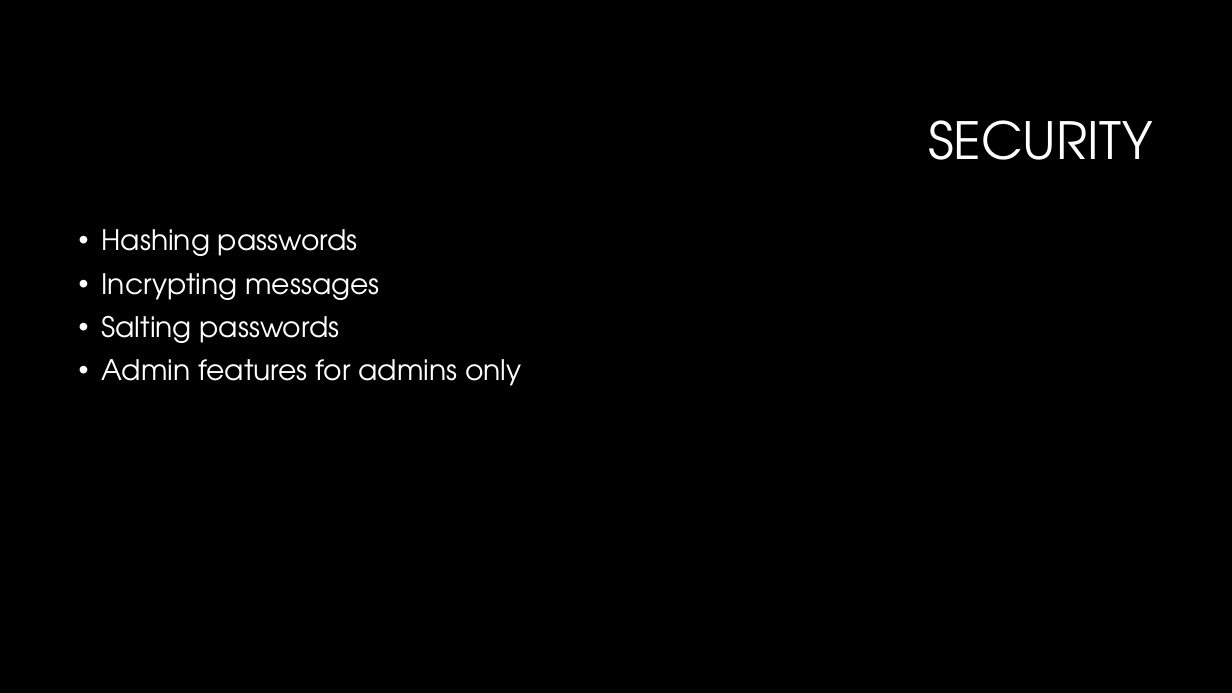
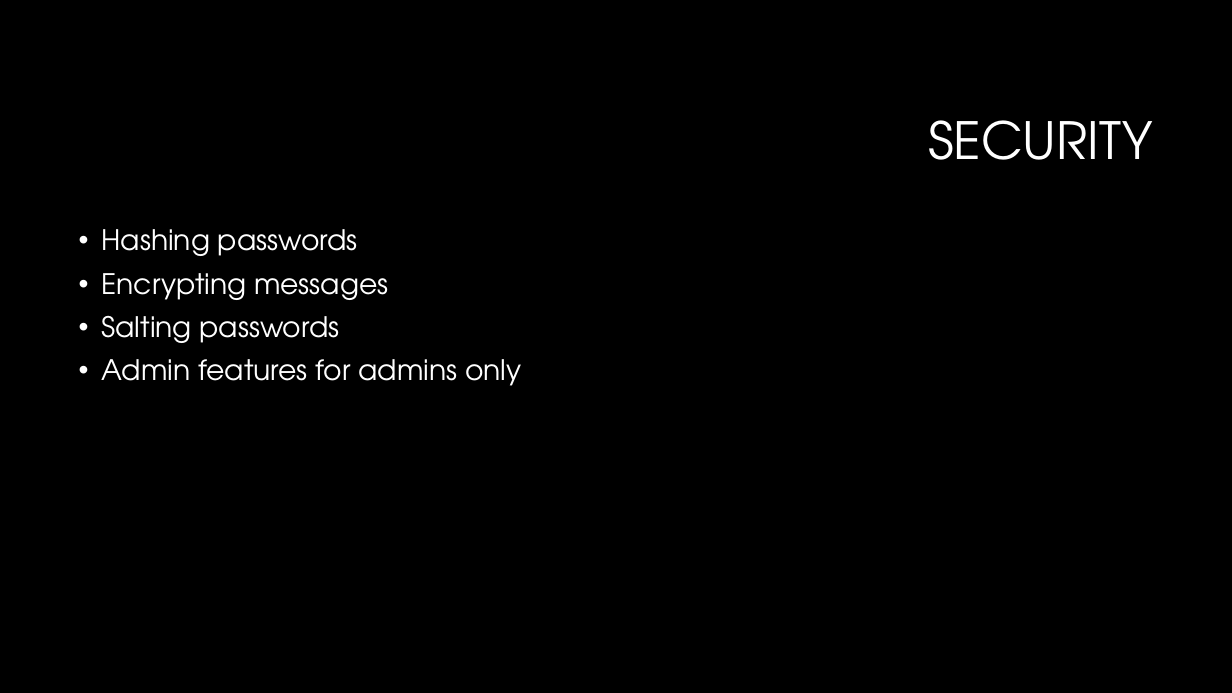
Before and after one commit to Con98/TheSongDb, a slide deck: slide 6 of TheSongDbSite/The Songdb.pptx. Drawn at 1232x693 pixels with LibreOffice and Linux fonts; fonts in the diff are those of the drawing; background and template pictures are left out. Boxes give left, top, right and bottom in pixels: in the first picture for what was removed or moved away, otherwise in the second. Text is boxed around its words. In the diff, an @@ line names an element or a change of style, - is before the commit and + after.

```diff
--- a/TheSongDbSite/The Songdb.pptx
+++ b/TheSongDbSite/The Songdb.pptx
@@ text at [102,273,388,300]: text changed @@
-• Incrypting messages
+• Encrypting messages
```
Also in this commit, not shown: 5 other slides changed, 2 slides added, 2 slides removed.
